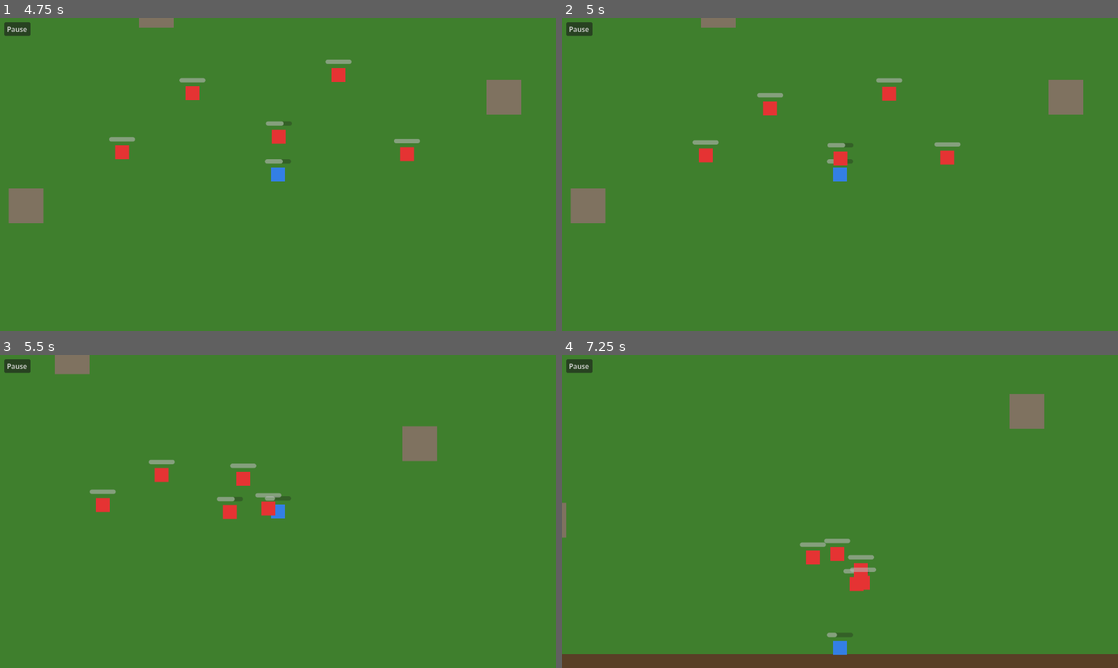
Above: before the commit, frames 1-4 (two rows, left to right).
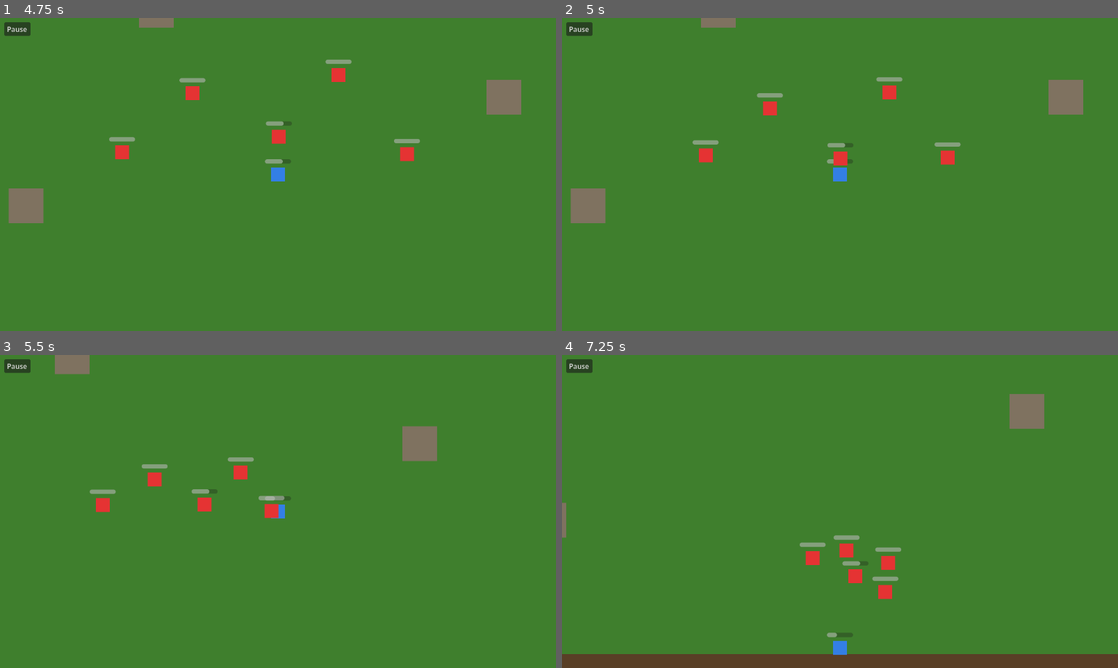
Above: after the commit, the same moments.

Repository: zwentty/v-2-jeu
Game: Godot game, scene res://scenes/menus/menu.tscn
The game is run twice, just before and just after one commit, with the same random seed, the same clock (stepped at 60 frames per second) and the same inputs.
Inputs (mouse positions are in pixels of both pictures, inside the frame that each line leads up to):
- Up to frame 1 (4.75 s): click "Démarrer" at 0.5 s; click "Pause" at 1.25 s; click "Reprendre" at 2 s; move the mouse to (400, 158) at 2.77 s; hold D 2.78-3.53 s; hold Q 2.78-3.53 s; click (400, 158) at 2.92 s; move the mouse to (166, 190) at 3.52 s; hold S 3.53-4.28 s; tap Z at 3.6 s; move the mouse to (333, 105) at 4.27 s; hold D from 4.28 s (still down); hold Q from 4.28 s (still down)
- Up to frame 2 (5 s): keep holding D; keep holding Q
- Up to frame 3 (5.5 s): keep holding D; move the mouse to (250, 574) at 5.02 s; release Q at 5.03 s; tap Z at 5.1 s; click (250, 574) at 5.17 s
- Up to frame 4 (7.25 s): move the mouse to (1006, 558) at 5.77 s; release D at 5.78 s; hold Q 5.78-6.53 s; hold S from 5.78 s (still down); move the mouse to (673, 464) at 6.52 s; tap Z at 6.6 s

Frame 1 is identical in both runs. In frame 2, less than 0.1% of the frame differs, in the area x 35-71%, y 18-47%; in frame 3, 1.1%, in the area x 25-52%, y 32-53%; in frame 4, 1.1%.

Commit message:
plus de fusion des enemies

Diff:
--- a/scenes/enemy/enemy.gd
+++ b/scenes/enemy/enemy.gd
@@ -50,14 +50,19 @@
 	# Initialiser la barre de vie
 	_update_health_bar()
 
-	# path_desired_distance : distance à laquelle un point intermédiaire
-	# du chemin est considéré comme "atteint" (en pixels).
+	# Configuration du NavigationAgent2D
 	nav_agent.path_desired_distance = 4.0
+	nav_agent.target_desired_distance = stop_distance
 
-	# target_desired_distance : distance à laquelle la cible finale est
-	# considérée comme "atteinte". On met stop_distance ici pour que
-	# l'ennemi s'arrête naturellement à bonne distance du joueur.
-	nav_agent.target_desired_distance = stop_distance
+	# Configuration de l'avoidance (pour éviter les autres ennemis)
+	nav_agent.radius = 30.0  # Taille de la "bulle personnelle" (distance maintenue)
+	nav_agent.neighbor_distance = 300.0  # Distance de détection des voisins
+	nav_agent.max_neighbors = 10  # Nombre max d'agents à éviter
+	nav_agent.max_speed = speed  # Vitesse max pour les calculs d'évitement
+	nav_agent.avoidance_enabled = true  # Activer l'évitement
+
+	# Connecter le signal velocity_computed pour utiliser la vélocité corrigée
+	nav_agent.velocity_computed.connect(_on_velocity_computed)
 
 # =============================================================================
 # _physics_process(delta)
@@ -88,18 +93,31 @@
 	# on arrête le déplacement
 	if nav_agent.is_navigation_finished():
 		velocity = Vector2.ZERO
+		move_and_slide()
 	else:
-		# Sinon, on avance vers le prochain point du chemin
+		# Sinon, on calcule la direction vers le prochain point du chemin
 		var next_pos := nav_agent.get_next_path_position()
 		var direction := (next_pos - global_position).normalized()
-		velocity = direction * speed
+		var desired_velocity := direction * speed
 
-	move_and_slide()
+		# On envoie la vélocité désirée au NavigationAgent2D
+		# Il va calculer une vélocité corrigée pour éviter les autres agents
+		# et appeler _on_velocity_computed() avec le résultat
+		nav_agent.set_velocity(desired_velocity)
 
 	# Système de dégâts par distance : si l'ennemi est assez proche,
 	# il tente d'infliger des dégâts
 	if dist <= stop_distance:
 		_try_damage(player)
+
+# =============================================================================
+# _on_velocity_computed(safe_velocity)
+# Callback appelé par NavigationAgent2D avec la vélocité corrigée pour éviter
+# les autres agents. C'est ici qu'on applique le mouvement final.
+# =============================================================================
+func _on_velocity_computed(safe_velocity: Vector2) -> void:
+	velocity = safe_velocity
+	move_and_slide()
 
 # =============================================================================
 # _try_damage(player)
--- a/scenes/enemy/enemy.tscn
+++ b/scenes/enemy/enemy.tscn
@@ -10,7 +10,7 @@
 
 [node name="Enemy" type="CharacterBody2D" unique_id=539699614]
 collision_layer = 4
-collision_mask = 2
+collision_mask = 6
 script = ExtResource("1")
 
 [node name="Visual" type="Polygon2D" parent="." unique_id=788480870]
@@ -38,3 +38,11 @@
 [node name="NavigationAgent2D" type="NavigationAgent2D" parent="."]
 path_desired_distance = 8.0
 target_desired_distance = 8.0
+avoidance_enabled = true
+radius = 30.0
+neighbor_distance = 300.0
+max_neighbors = 10
+time_horizon_agents = 1.0
+max_speed = 200.0
+avoidance_layers = 1
+avoidance_mask = 1
